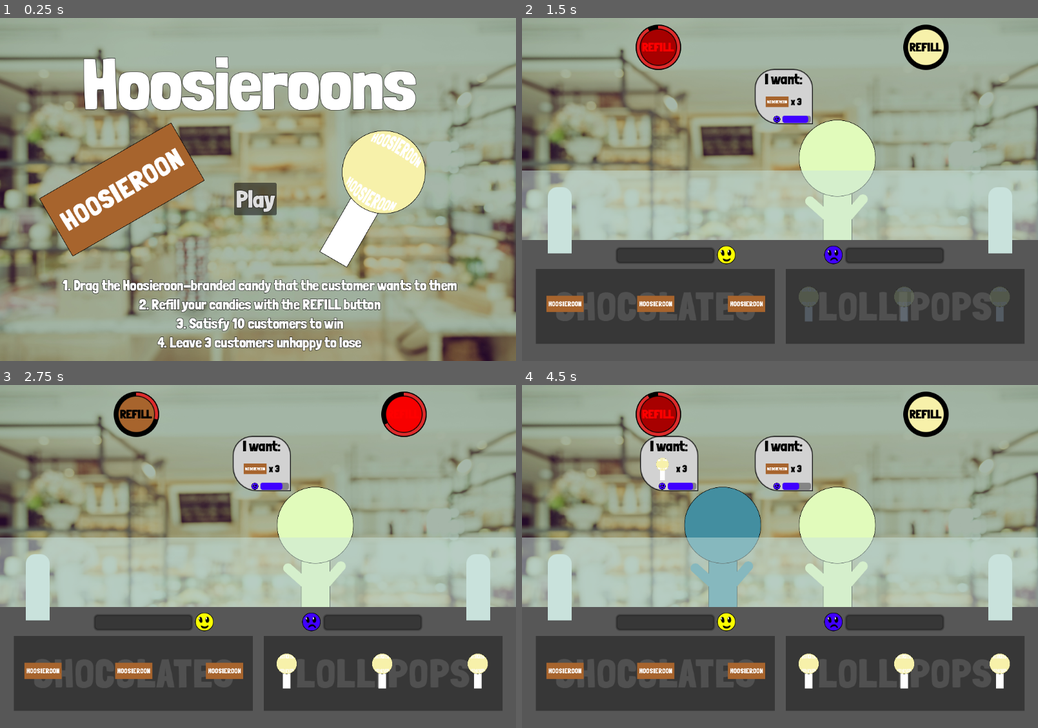
Above: before the commit, frames 1-4 (two rows, left to right).
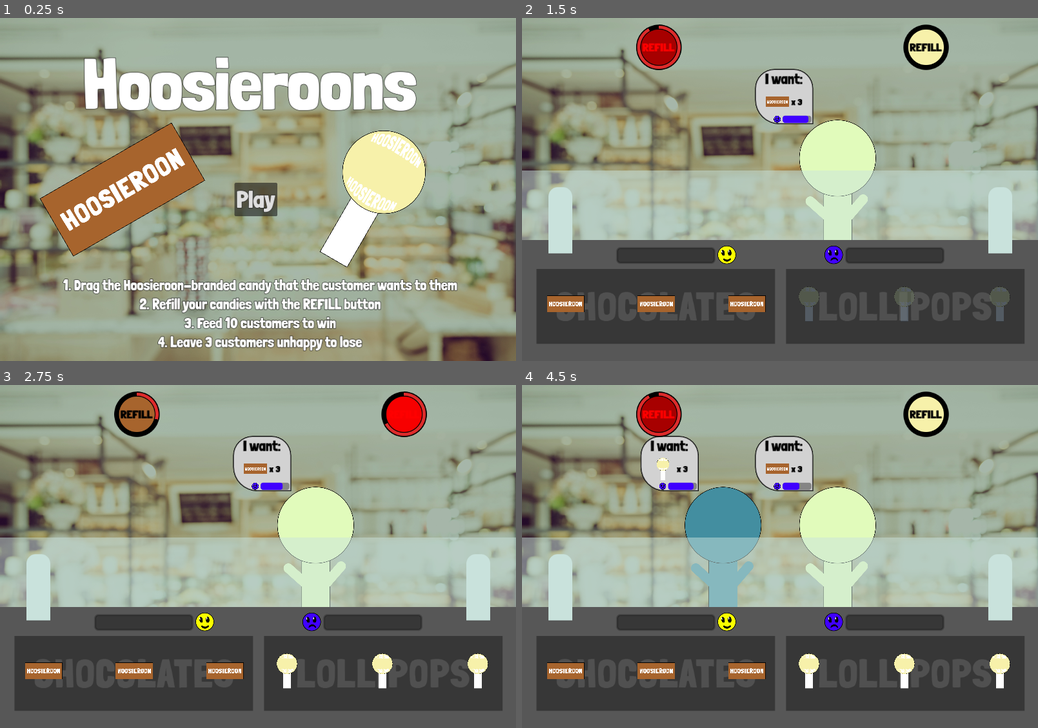
Above: after the commit, the same moments.

Repository: CamComDuck/Hoosieroons
Game: Godot game, scene res://title/title.tscn
Same seed, same stepped clock (60 frames per second), same inputs: the game is played once before the commit and once after it.
Inputs:
- Up to frame 1 (0.25 s): no input
- Up to frame 2 (1.5 s): click "Play" at 0.5 s; click "REFILL" at 1.25 s
- Up to frame 3 (2.75 s): click "REFILL" at 2 s
- Up to frame 4 (4.5 s): click "REFILL" at 2.75 s; click "REFILL" at 3.5 s; click "REFILL" at 4.25 s

The runs differ from the first frame. In frame 1, 5.4% of the frame differs, in the area x 0-89%, y 9-98%; in frame 2, 1.2%; in frame 3, 1.3%; in frame 4, 1.8%.

Commit message:
Add web export to itch

Diff:
--- a/project/project.godot
+++ b/project/project.godot
@@ -25,6 +25,7 @@
 window/size/viewport_width=1080
 window/size/viewport_height=720
 window/size/resizable=false
+window/stretch/mode="canvas_items"
 
 [file_customization]
 
--- a/project/title/title.tscn
+++ b/project/title/title.tscn
@@ -44,7 +44,7 @@
 theme_override_font_sizes/font_size = 30
 text = "1. Drag the Hoosieroon-branded candy that the customer wants to them
 2. Refill your candies with the REFILL button
-3. Satisfy 10 customers to win
+3. Feed 10 customers to win
 4. Leave 3 customers unhappy to lose"
 horizontal_alignment = 1
 
Not shown, added: project/export_presets.cfg
Binary file added: project/export_web/index.apple-touch-icon.png
Not shown, added: project/export_web/index.apple-touch-icon.png.import
Binary file added: project/export_web/index.icon.png
Not shown, added: project/export_web/index.icon.png.import
Binary file added: project/export_web/index.png
Not shown, added: project/export_web/index.png.import
Binary file added: project/export_web/screenshot1.png
Not shown, added: project/export_web/screenshot1.png.import
Binary file added: project/export_web/screenshot2.png
Not shown, added: project/export_web/screenshot2.png.import
Not shown, changed: README.md
(and 6 more such lines)
